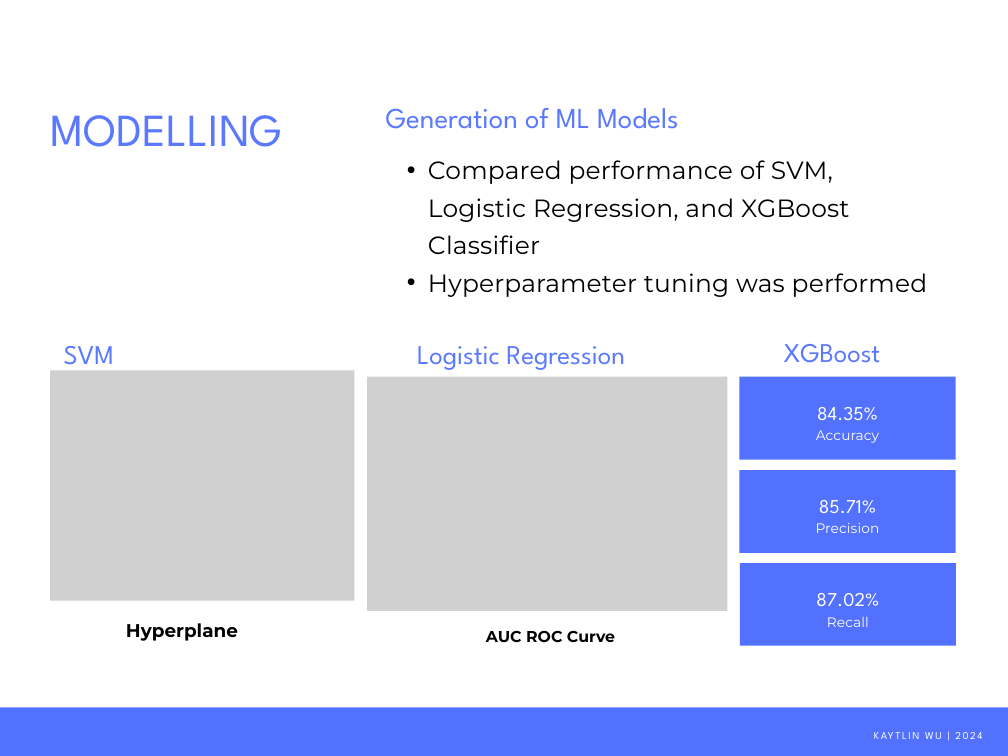
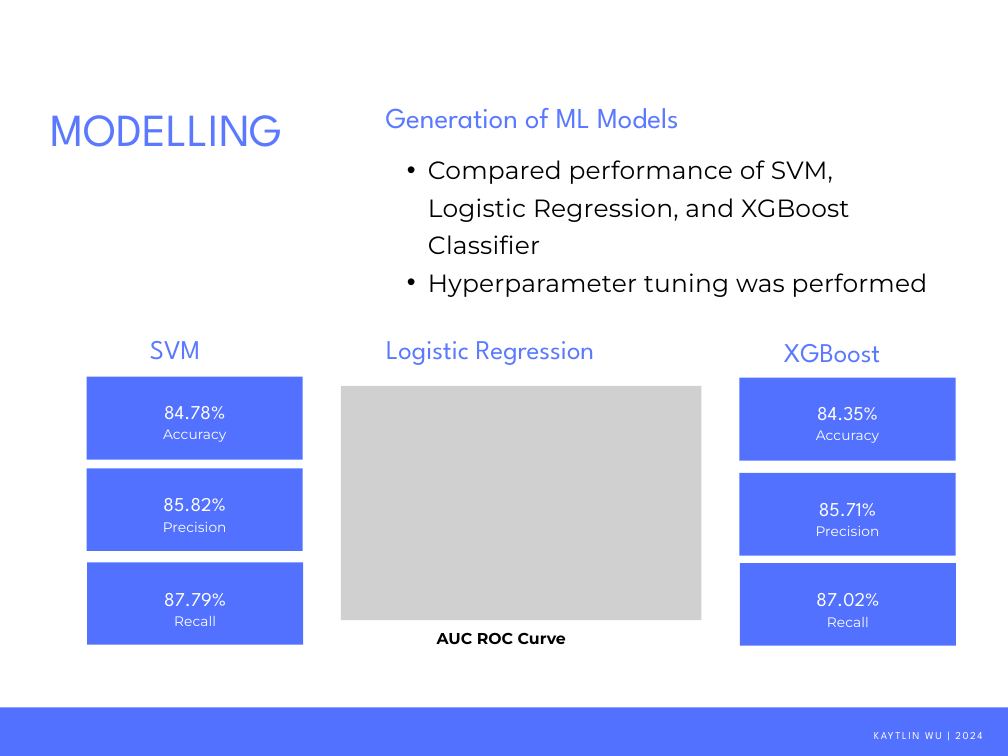
Before and after one commit to kaytlinwu/Capstone_Heart_Failure_Predictor, a slide deck: slide 6 of Predication Model for Heart Failure.pptx. Drawn at 1008x756 pixels with LibreOffice and Linux fonts; fonts in the diff are those of the drawing; grey boxes stand for pictures. Boxes give left, top, right and bottom in pixels: in the first picture for what was removed or moved away, otherwise in the second. Text is boxed around its words. In the diff, an @@ line names an element or a change of style, - is before the commit and + after.

```diff
--- a/Predication Model for Heart Failure.pptx
+++ b/Predication Model for Heart Failure.pptx
@@ text "SVM" rewrapped from [64,346,114,372] to [150,341,200,360] @@
@@ text "Logistic Regression": place and size @@
-text "Logistic Regression" at [417,346,624,370]
+text "Logistic Regression" at [386,341,594,365]
@@ picture removed at [50,370,354,601] @@
@@ rectangle added at [87,377,303,460], fill #5271FF @@
@@ picture: place and size @@
-picture at [367,377,726,611]
+picture at [341,385,701,620]
@@ text added at [164,406,225,419], 14.9 pt, text #FFFFFF @@
+84.78%
@@ text added at [163,429,226,442], 10.4 pt, text #FFFFFF @@
+Accuracy
@@ rectangle added at [87,469,303,551], fill #5271FF @@
@@ text added at [163,498,225,511], 14.9 pt, text #FFFFFF @@
+85.82%
@@ text added at [163,522,227,532], 10.4 pt, text #FFFFFF @@
+Precision
@@ rectangle added at [87,562,303,644], fill #5271FF @@
@@ text added at [164,593,226,606], 14.9 pt, text #FFFFFF @@
+87.79%
@@ text removed at [126,623,238,641] @@
-Hyperplane
@@ text added at [174,616,216,626], 10.4 pt, text #FFFFFF @@
+Recall
@@ text "AUC ROC Curve": place and size @@
-text "AUC ROC Curve" at [486,630,615,643]
+text "AUC ROC Curve" at [437,632,566,645]
```
Also in this commit, not shown: 3 other slides changed, 3 other files.
